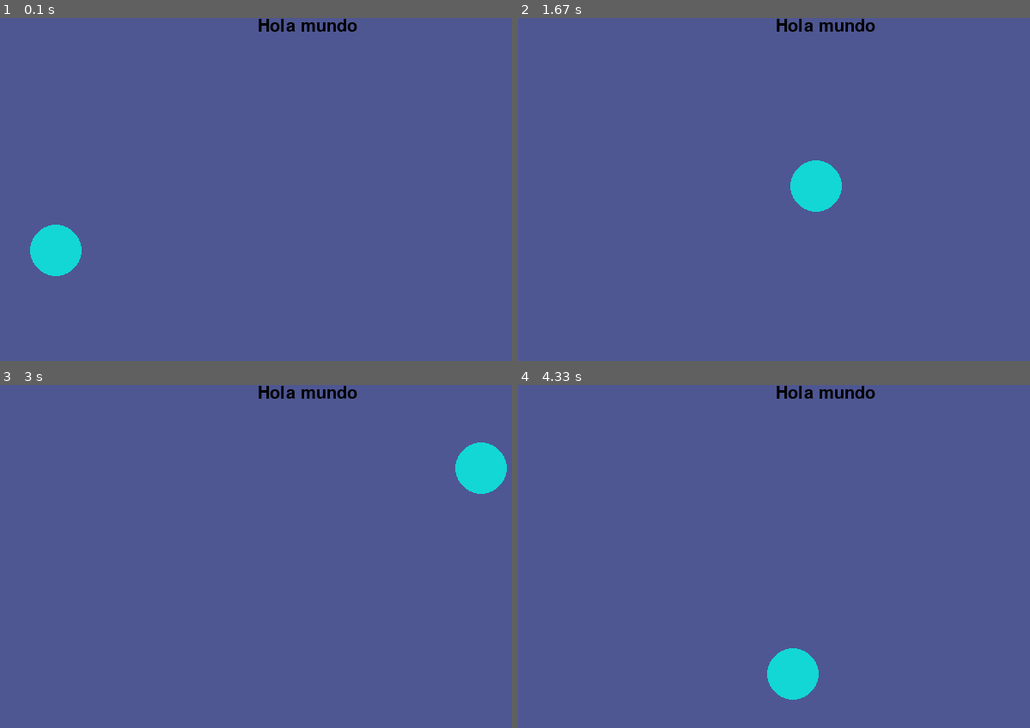
Above: before the commit, frames 1-4 (two rows, left to right).
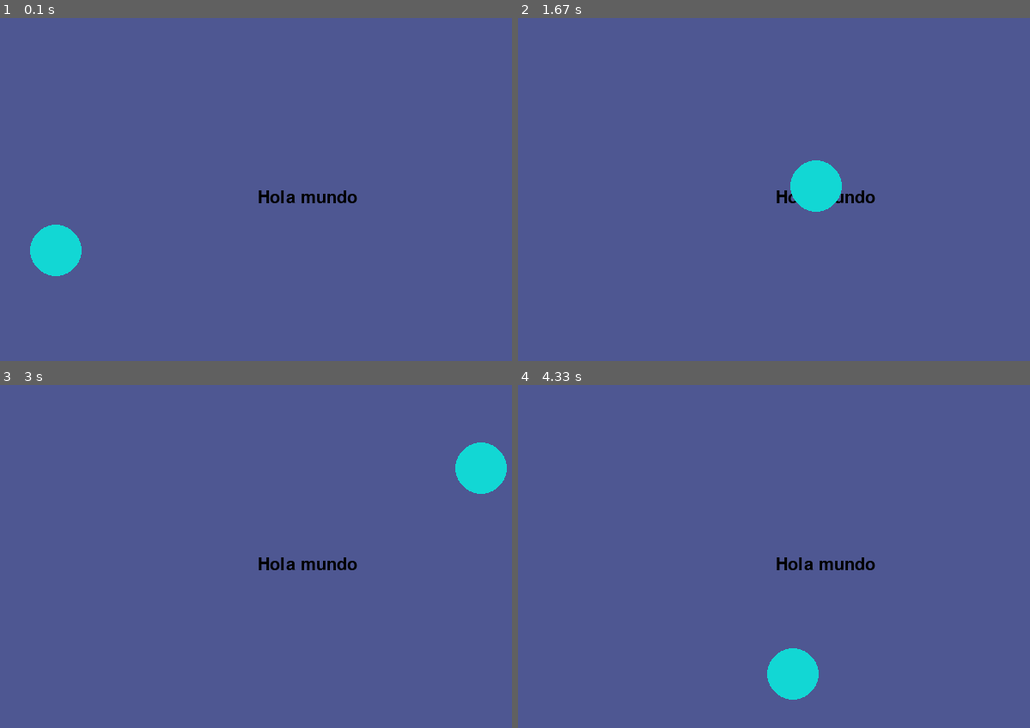
Above: after the commit, the same moments.

Repository: damianp91/clase_pygame
Game: pygame game, started from src/main.py
Same seed, same stepped clock (60 frames per second), same inputs: the game is played once before the commit and once after it.
Inputs:
- Up to frame 1 (0.1 s): no input
- Up to frame 2 (1.67 s): no input
- Up to frame 3 (3 s): no input
- Up to frame 4 (4.33 s): no input

The runs differ from the first frame. In frame 1, 0.7% of the frame differs, in the area x 50-70%, y 0-54%; in frame 2, 0.5%; in frame 3, 0.7%; in frame 4, 0.7%.

Commit message:
devo cambiar movimiento de rectangulo

Diff:
--- a/src/main.py
+++ b/src/main.py
@@ -25,7 +25,7 @@
 source = pygame.font.Font(None, 30)
 text = source.render("Hola mundo", True, black)
 rect_text = text.get_rect()
-rect_text = (center_x, 0)
+rect_text = (center_screen)
 
 
 gravity_y = True
--- a/src/settings.py
+++ b/src/settings.py
@@ -34,4 +34,4 @@
     return (r, g, b)
 
 #fugure
-scuares = [{"scuare" : pygame.Rect(20, randrange(0, HEIGHT), 60, 60), "color" : color_sorprise(), "ratio" : 30}]
+scuares = [{"scuare" : pygame.Rect(20, randrange(0, HEIGHT), 60, 60), "color" : color_sorprise(), "ratio" : 35}]
